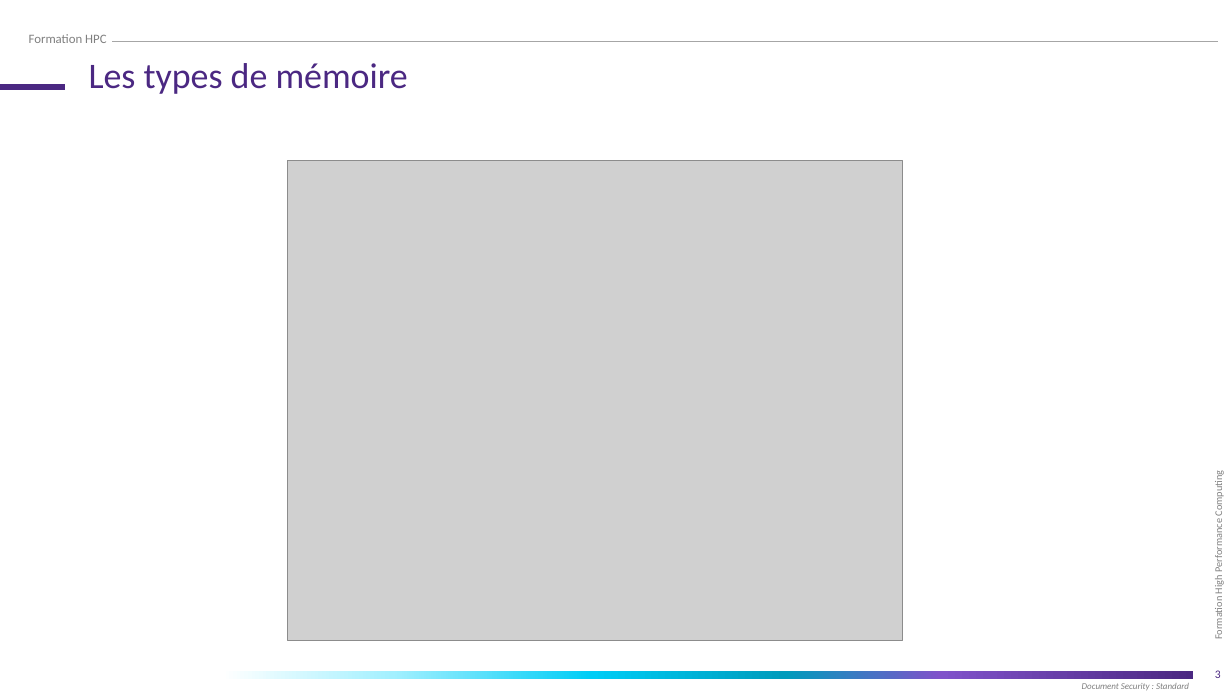
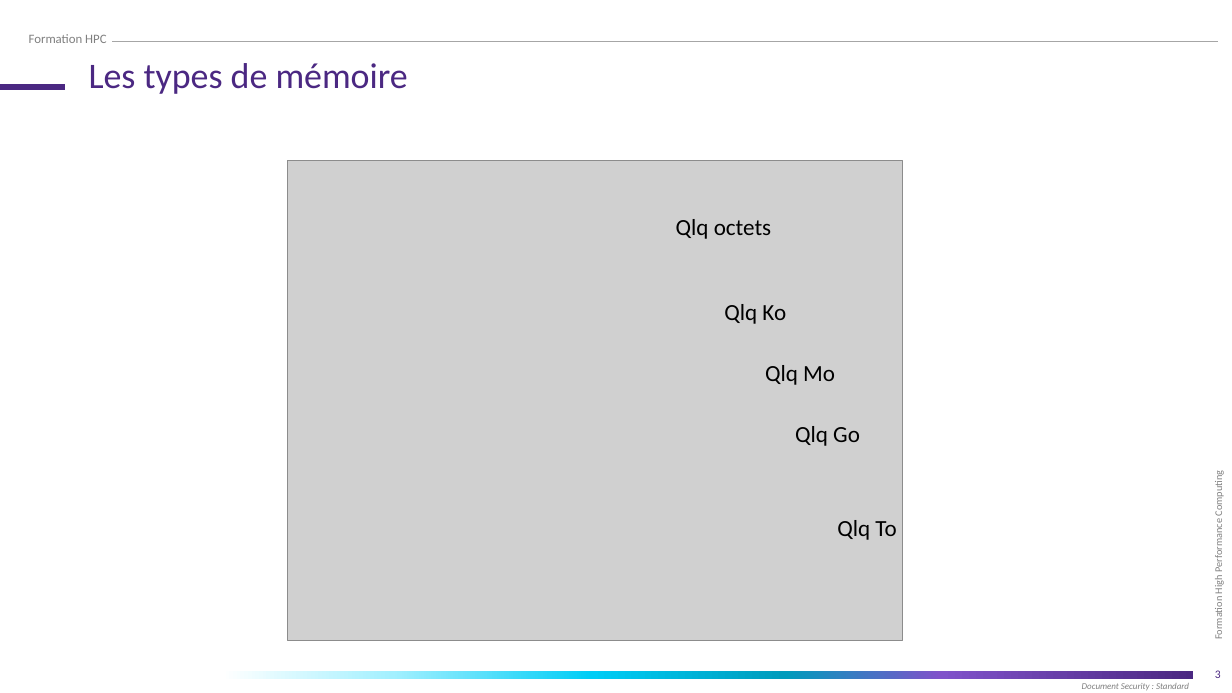
Before and after one commit to franckginguene/hpc_formation_scalian, a slide deck: slide 3 of Diapos/High_Performance_Computing_SIMD.pptx. Drawn at 1232x693 pixels with LibreOffice and Linux fonts; fonts in the diff are those of the drawing; grey boxes stand for pictures; background and template pictures are left out. Boxes give left, top, right and bottom in pixels: in the first picture for what was removed or moved away, otherwise in the second. Text is boxed around its words. In the diff, an @@ line names an element or a change of style, - is before the commit and + after.

```diff
--- a/Diapos/High_Performance_Computing_SIMD.pptx
+++ b/Diapos/High_Performance_Computing_SIMD.pptx
@@ text added at [676,219,771,239], 18 pt, text #000000 @@
+Qlq octets
@@ text added at [724,304,786,324], 18 pt, text #000000 @@
+Qlq Ko
@@ text added at [765,365,835,385], 18 pt, text #000000 @@
+Qlq Mo
@@ text added at [795,426,860,446], 18 pt, text #000000 @@
+Qlq Go
@@ text added at [837,520,896,540], 18 pt, text #000000 @@
+Qlq To
```
Also in this commit, not shown: 4 other slides changed, 2 other files.
